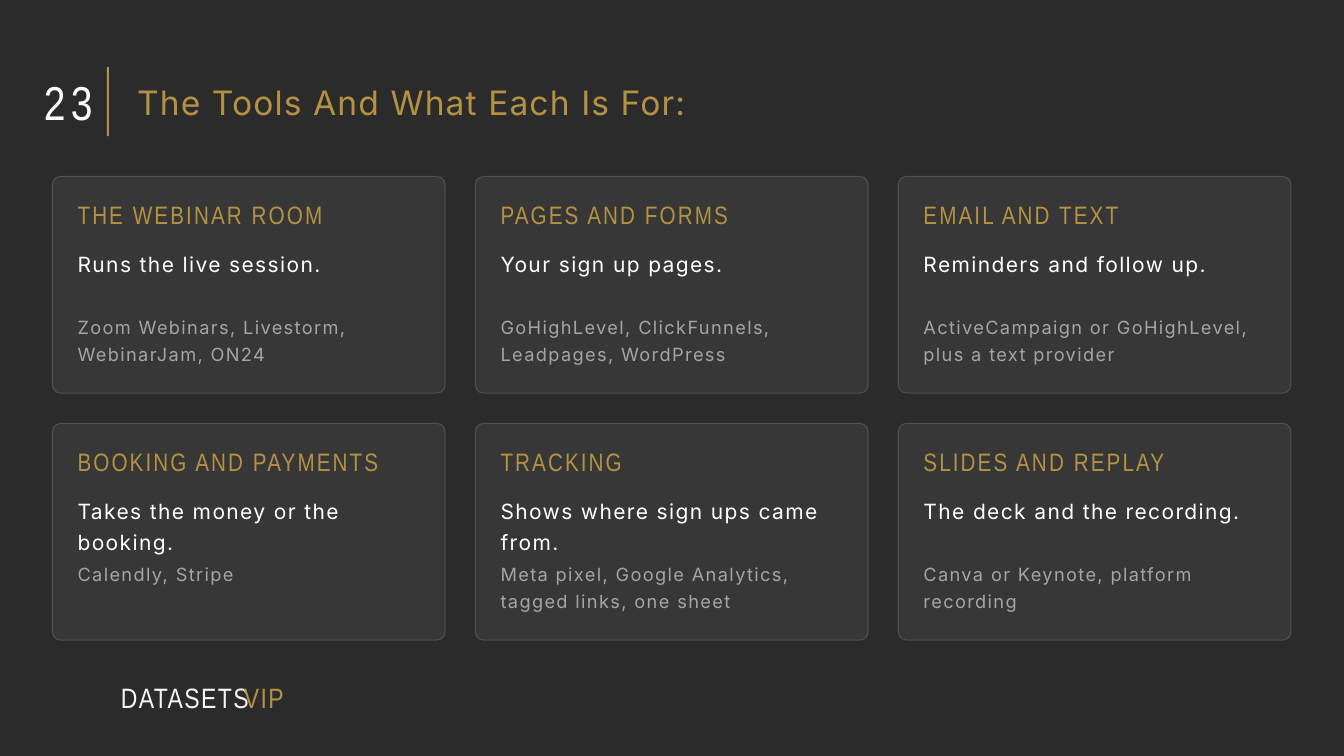
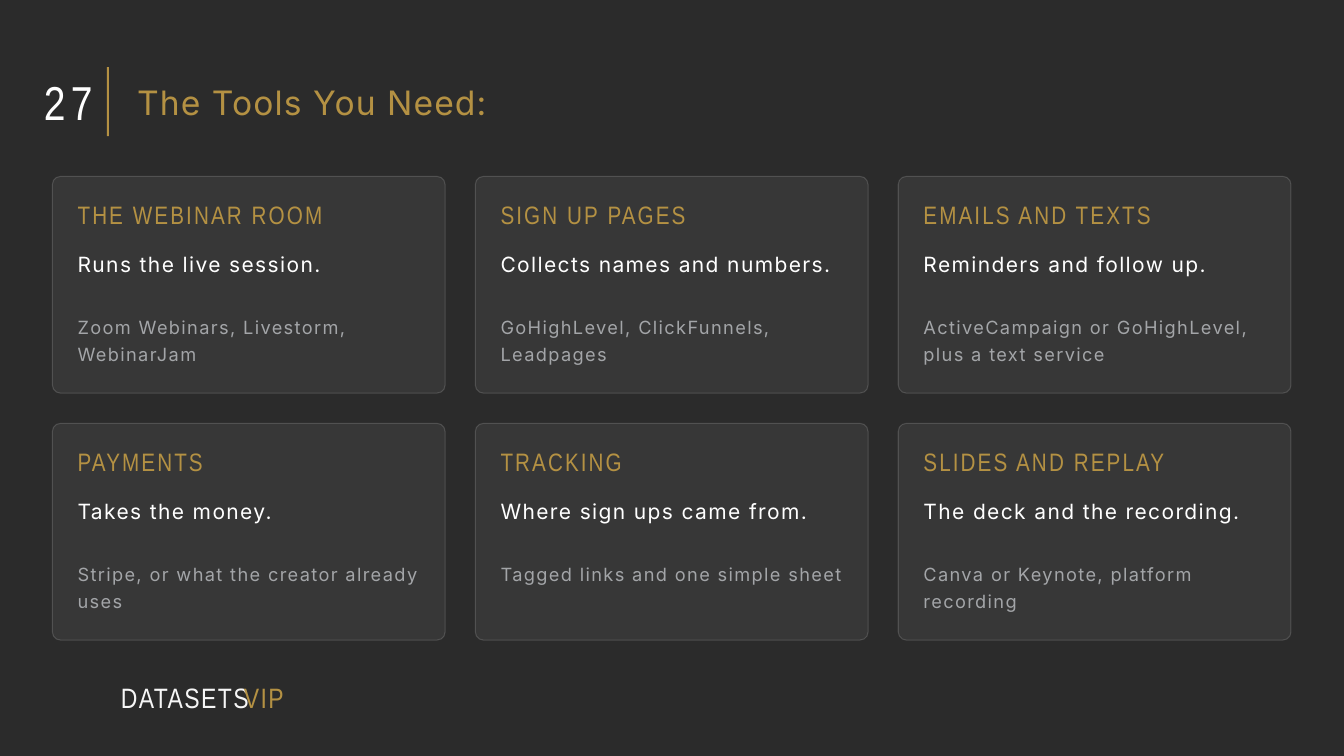
Before and after one commit to NMD2K15/nayscale-landing, a slide deck: slide 33 of vip/webinar-growth-specialist/The Webinar Growth Specialist.pptx (slide 28 before the commit). Drawn at 1344x756 pixels with LibreOffice and Linux fonts; fonts in the diff are those of the drawing; background and template pictures are left out; a plain dark background stands for a picture behind light text. Boxes give left, top, right and bottom in pixels: in the first picture for what was removed or moved away, otherwise in the second. Text is boxed around its words. In the diff, an @@ line names an element or a change of style, - is before the commit and + after.

```diff
--- a/vip/webinar-growth-specialist/The Webinar Growth Specialist.pptx
+++ b/vip/webinar-growth-specialist/The Webinar Growth Specialist.pptx
@@ text at bbox=[44, 87, 93, 120]: text changed @@
-23
+27
@@ title at bbox=[137, 90, 486, 116]: text changed @@
-The Tools And What Each Is For:
+The Tools You Need:
@@ text at bbox=[501, 206, 686, 224]: text changed @@
-PAGES AND FORMS
+SIGN UP PAGES
@@ text at bbox=[923, 206, 1151, 224]: text changed @@
-EMAIL AND TEXT
+EMAILS AND TEXTS
@@ text at bbox=[501, 256, 830, 273]: text changed @@
-Your sign up pages.
+Collects names and numbers.
@@ text at bbox=[78, 320, 345, 361]: text changed @@
-Zoom Webinars, Livestorm, WebinarJam, ON24
+Zoom Webinars, Livestorm, WebinarJam
@@ text at bbox=[501, 320, 769, 365]: text changed @@
-GoHighLevel, ClickFunnels, Leadpages, WordPress
+GoHighLevel, ClickFunnels, Leadpages
@@ text at bbox=[923, 320, 1247, 365]: text changed @@
-ActiveCampaign or GoHighLevel, plus a text provider
+ActiveCampaign or GoHighLevel, plus a text service
@@ text at bbox=[78, 453, 203, 471]: text changed @@
-BOOKING AND PAYMENTS
+PAYMENTS
@@ text at bbox=[78, 503, 272, 524]: text changed @@
-Takes the money or the booking.
+Takes the money.
@@ text at bbox=[501, 503, 807, 524]: text changed @@
-Shows where sign ups came from.
+Where sign ups came from.
@@ text at bbox=[78, 567, 417, 608]: text changed @@
-Calendly, Stripe
+Stripe, or what the creator already uses
@@ text at bbox=[501, 567, 841, 585]: text changed @@
-Meta pixel, Google Analytics, tagged links, one sheet
+Tagged links and one simple sheet
```
Also in this commit, not shown: 30 other slides changed, 12 slides added, 8 slides removed, 5 other files.
